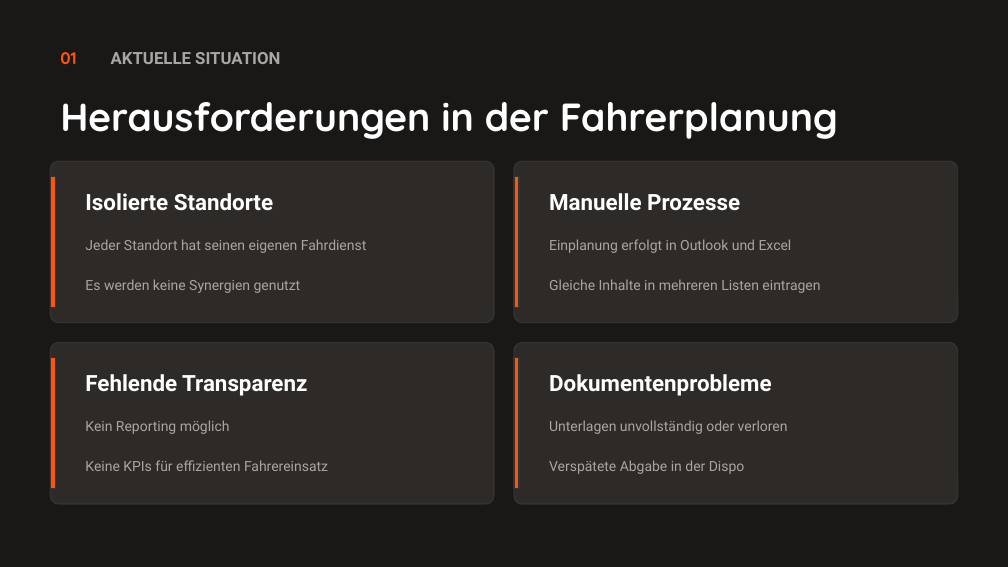
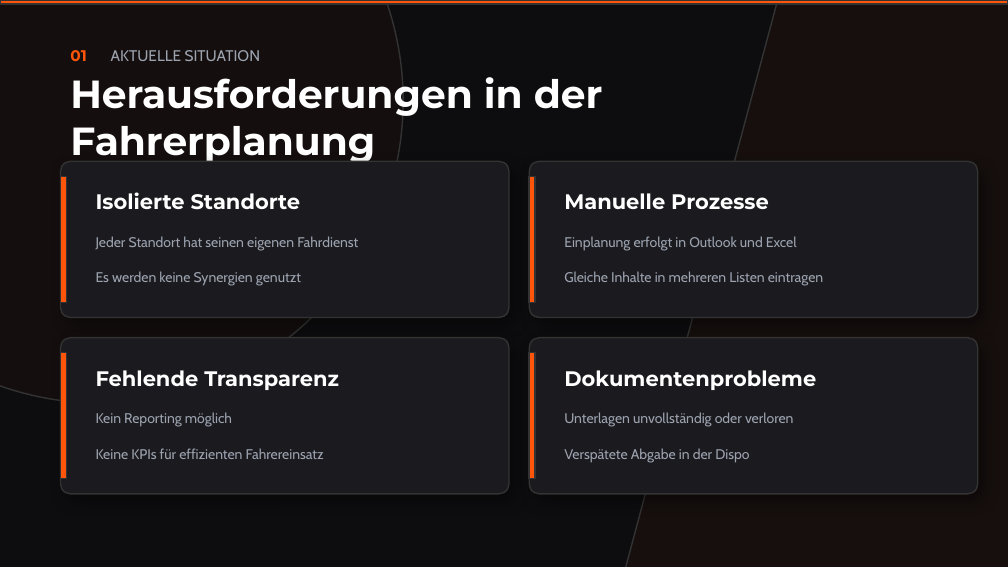
Before and after one commit to 0verhead/fahrerplanung-presentation, a slide deck: slide 3 of output/fahrersoftware-magnum-opus.pptx. Drawn at 1008x567 pixels with LibreOffice and Linux fonts; fonts in the diff are those of the drawing. Boxes give left, top, right and bottom in pixels: in the first picture for what was removed or moved away, otherwise in the second. Text is boxed around its words. In the diff, an @@ line names an element or a change of style, - is before the commit and + after.

```diff
--- a/output/fahrersoftware-magnum-opus.pptx
+++ b/output/fahrersoftware-magnum-opus.pptx
@@ background #1A1816 to #0D0D0F @@
@@ ellipse added at (0, 0, 403, 403), fill #FF550A at 3% opacity, outline #333333 1 pt @@
@@ rectangle added at (0, 0, 1008, 4), fill #FF550A, outline #333333 1 pt @@
@@ rectangle added at (610, 0, 1008, 567), fill #FF550A at 4% opacity, outline #333333 1 pt @@
@@ text "01": place and size @@
-text "01" at (60, 52, 76, 64)
+text "01" at (70, 50, 86, 61)
@@ text "01" at (70, 50, 86, 61): size 12 to 11 pt, font Quicksand to Montserrat @@
@@ text "AKTUELLE SITUATION" at (111, 50, 261, 61): size 12 to 11 pt, font Roboto to Cabin, text colour #A8A5A2 to #9CA3AF, bold off @@
@@ text "Herausforderungen in der Fahrerplanung": place and size @@
-text "Herausforderungen in der Fahrerplanung" at (60, 102, 838, 139)
+text "Herausforderungen in der Fahrerplanung" at (70, 77, 603, 161)
@@ text "Herausforderungen in der Fahrerplanung" at (70, 77, 603, 161): font Quicksand to Montserrat @@
@@ rectangle: place and size @@
-rectangle at (50, 176, 55, 307)
+rectangle at (60, 176, 67, 302)
@@ rounded rectangle: place and size @@
-rounded rectangle at (50, 161, 494, 323)
+rounded rectangle at (60, 161, 509, 318)
@@ rectangle: place and size @@
-rectangle at (514, 176, 519, 307)
+rectangle at (529, 176, 535, 302)
@@ rounded rectangle: place and size @@
-rounded rectangle at (514, 161, 958, 323)
+rounded rectangle at (529, 161, 978, 318)
@@ text "Isolierte Standorte": place and size @@
-text "Isolierte Standorte" at (85, 193, 273, 211)
+text "Isolierte Standorte" at (96, 192, 301, 210)
@@ text "Manuelle Prozesse": place and size @@
-text "Manuelle Prozesse" at (549, 193, 740, 211)
+text "Manuelle Prozesse" at (564, 193, 769, 209)
@@ text "Jeder Standort hat seinen eigenen ...": place and size @@
-text "Jeder Standort hat seinen eigenen ..." at (85, 239, 366, 253)
+text "Jeder Standort hat seinen eigenen ..." at (96, 236, 358, 251)
@@ text "Einplanung erfolgt in Outlook und ...": place and size @@
-text "Einplanung erfolgt in Outlook und ..." at (549, 239, 792, 253)
+text "Einplanung erfolgt in Outlook und ..." at (564, 236, 797, 251)
@@ text "Es werden keine Synergien genutzt": place and size @@
-text "Es werden keine Synergien genutzt" at (85, 279, 301, 293)
+text "Es werden keine Synergien genutzt" at (96, 271, 301, 286)
@@ text "Gleiche Inhalte in mehreren Listen ...": place and size @@
-text "Gleiche Inhalte in mehreren Listen ..." at (549, 279, 820, 293)
+text "Gleiche Inhalte in mehreren Listen ..." at (564, 271, 823, 286)
@@ rectangle: place and size @@
-rectangle at (50, 358, 55, 489)
+rectangle at (60, 353, 67, 479)
@@ rounded rectangle: place and size @@
-rounded rectangle at (50, 343, 494, 504)
+rounded rectangle at (60, 338, 509, 494)
@@ text "Fehlende Transparenz": place and size @@
-text "Fehlende Transparenz" at (85, 374, 307, 396)
+text "Fehlende Transparenz" at (96, 370, 339, 390)
@@ rectangle: place and size @@
-rectangle at (514, 358, 519, 489)
+rectangle at (529, 353, 535, 479)
@@ fill #2D2A27 to #1A1A1F; shadow on; proportions changed in 4 elements at (60, 161, 509, 318), (529, 161, 978, 318), (60, 338, 509, 494), (529, 338, 978, 494) @@
@@ rounded rectangle: place and size @@
-rounded rectangle at (514, 343, 958, 504)
+rounded rectangle at (529, 338, 978, 494)
@@ size 16 to 15 pt, font Roboto to Montserrat in 4 elements at (96, 192, 301, 210), (564, 193, 769, 209), (96, 370, 339, 390), (564, 370, 816, 390) @@
@@ text "Dokumentenprobleme": place and size @@
-text "Dokumentenprobleme" at (549, 374, 771, 396)
+text "Dokumentenprobleme" at (564, 370, 816, 390)
@@ text "Kein Reporting möglich": place and size @@
-text "Kein Reporting möglich" at (85, 420, 230, 434)
+text "Kein Reporting möglich" at (96, 412, 232, 427)
@@ text "Unterlagen unvollständig oder verloren": place and size @@
-text "Unterlagen unvollständig oder verloren" at (549, 420, 788, 434)
+text "Unterlagen unvollständig oder verloren" at (564, 412, 794, 427)
@@ text "Keine KPIs für effizienten Fahrereinsatz": place and size @@
-text "Keine KPIs für effizienten Fahrereinsatz" at (85, 460, 328, 471)
+text "Keine KPIs für effizienten Fahrereinsatz" at (96, 448, 324, 459)
@@ font Roboto to Cabin, text colour #A8A5A2 to #9CA3AF in 8 elements at (96, 236, 358, 251), (564, 236, 797, 251), (96, 412, 232, 427), (96, 271, 301, 286), (564, 271, 823, 286), (564, 412, 794, 427), (96, 448, 324, 459), (564, 448, 749, 463) @@
@@ text "Verspätete Abgabe in der Dispo": place and size @@
-text "Verspätete Abgabe in der Dispo" at (549, 460, 745, 474)
+text "Verspätete Abgabe in der Dispo" at (564, 448, 749, 463)
```
Also in this commit, not shown: 11 other slides changed, 1 other file.
